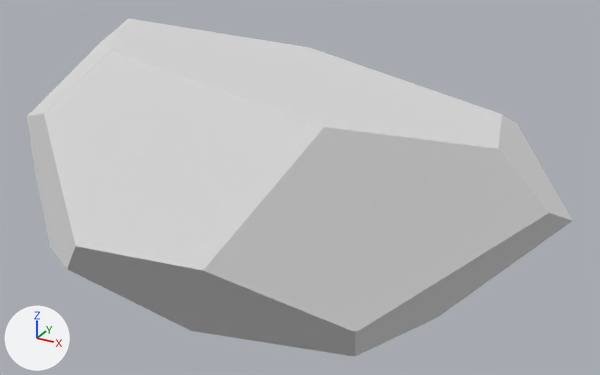
The glTF model public/models/stone-oval.glb, before and after one commit.
Rendered twice from a 50 mm lens placed at (0.703, -1.193, 0.609), pointed at (0.026, 0.037, -0.006). Arrows for +X, +Y and +Z are at lower left; the lights stay in place. Where no turn or scale is listed for an object, it has been applied to the vertices.

The first picture shows 'stone-oval'.
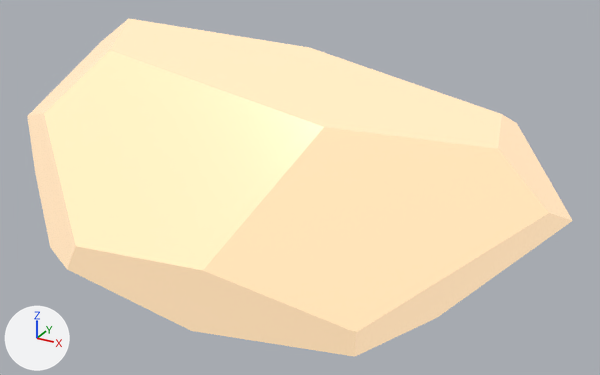
Where the change shows, as pixel boxes [x1, y1, x2, y2] in the pictures (600 x 375 px):
'stone-oval', recoloured (white to beige)
    both: [27, 18, 573, 357]

The edits, one by one:
Picture 'base' (img_base) is new.
Material 'LOWPOLY-COLORS.001' (mat_lowpoly_colors_001) is new.
Uses the picture img_base.
me_stone_oval has 28 vertices, 52 faces and spans x -0.539..0.496, y -0.352..0.36, z -0.305..0.263.
me_stone_oval no longer uses material mat_lowpoly_colors (white #e7e7e7).
me_stone_oval now uses material mat_lowpoly_colors_001.
